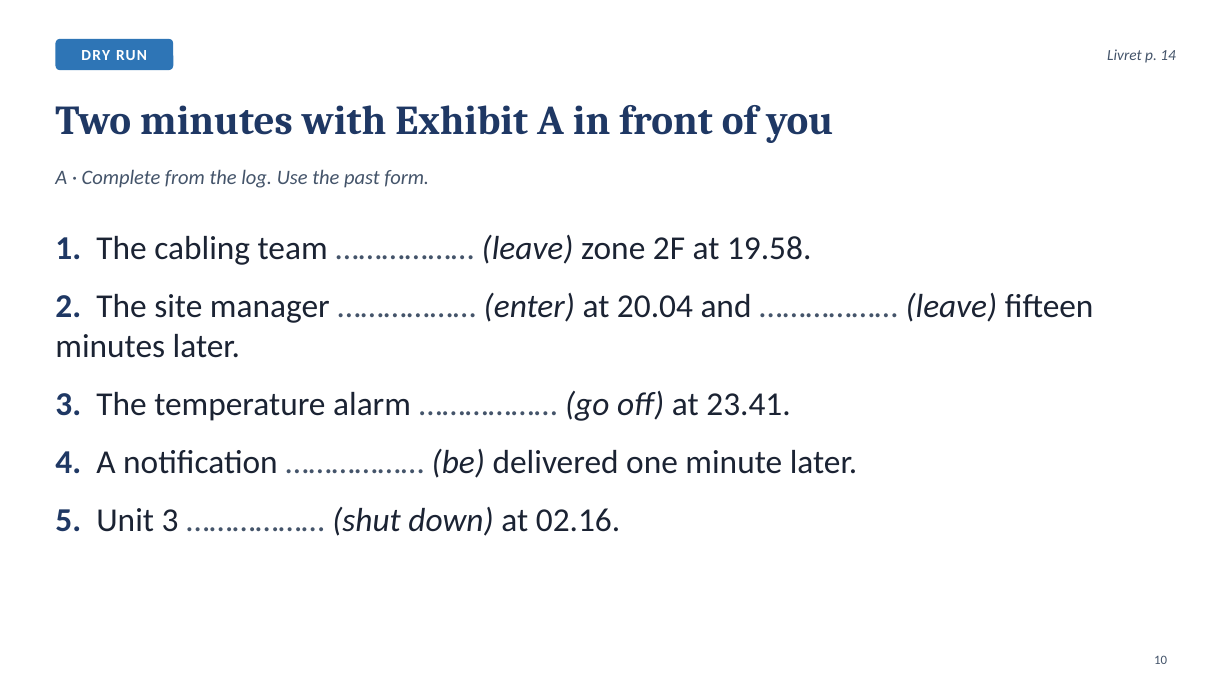
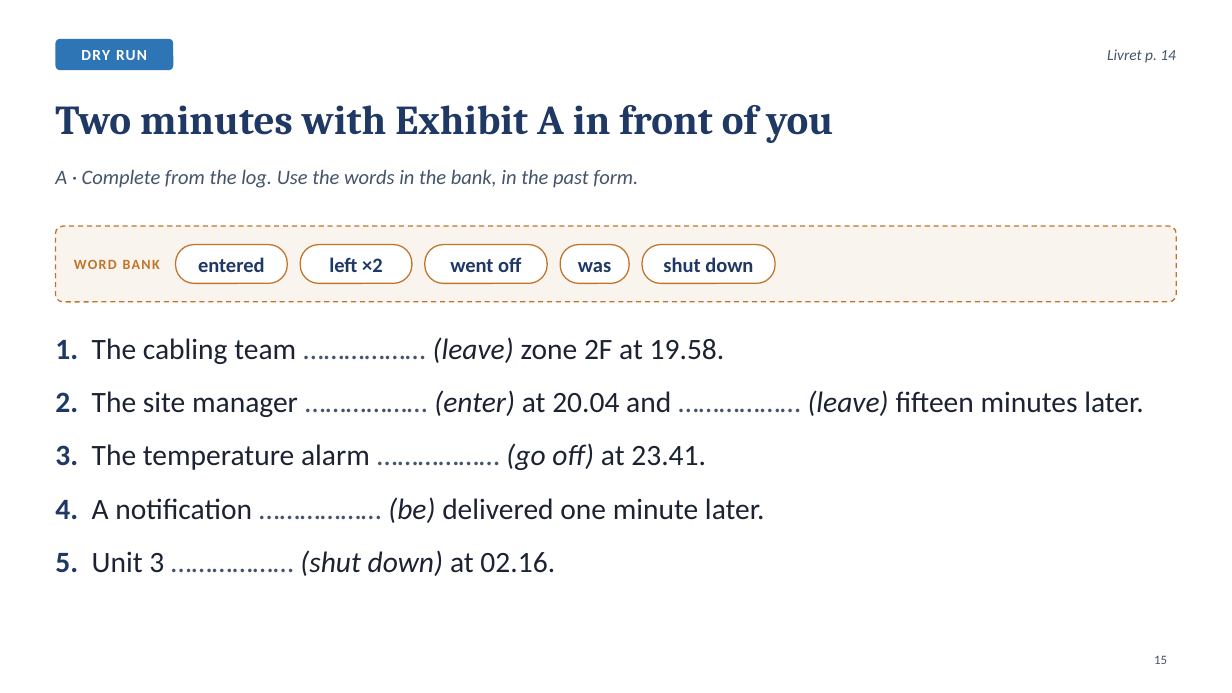
Before and after one commit to ajouniaux/talenleren, a slide deck: slide 15 of powerpoints/Seance_07_Scene3_Verbs_and_collocations.pptx (slide 10 before the commit). Drawn at 1232x693 pixels with LibreOffice and Linux fonts; fonts in the diff are those of the drawing. Boxes give left, top, right and bottom in pixels: in the first picture for what was removed or moved away, otherwise in the second. Text is boxed around its words. In the diff, an @@ line names an element or a change of style, - is before the commit and + after.

```diff
--- a/powerpoints/Seance_07_Scene3_Verbs_and_collocations.pptx
+++ b/powerpoints/Seance_07_Scene3_Verbs_and_collocations.pptx
@@ text at [55,169,638,188]: text changed @@
-A · Complete from the log. Use the past form.
+A · Complete from the log. Use the words in the bank, in the past form.
@@ rounded rectangle added at [55,226,1177,302], fill #C0752A at 8% opacity, outline #C0752A 1 pt dashed @@
@@ text added at [74,259,160,269], 11 pt, text #C0752A, bold @@
+WORD BANK
@@ rounded rectangle added at [176,245,287,284], fill #FFFFFF, outline #C0752A 1 pt, 16 pt, text #1F3864, bold @@
+entered
@@ rounded rectangle added at [300,245,412,284], fill #FFFFFF, outline #C0752A 1 pt, 16 pt, text #1F3864, bold @@
+left ×2
@@ rounded rectangle added at [425,245,547,284], fill #FFFFFF, outline #C0752A 1 pt, 16 pt, text #1F3864, bold @@
+went off
@@ rounded rectangle added at [560,245,629,284], fill #FFFFFF, outline #C0752A 1 pt, 16 pt, text #1F3864, bold @@
+was
@@ rounded rectangle added at [642,245,775,284], fill #FFFFFF, outline #C0752A 1 pt, 16 pt, text #1F3864, bold @@
+shut down
@@ text "1. The cabling team ……………… ...": place and size @@
-text "1. The cabling team ……………… ..." at [55,235,1094,536]
+text "1. The cabling team ……………… ..." at [55,337,1144,576]
@@ text "1. The cabling team ……………… ..." at [55,337,1144,576]: size 26 to 23 pt @@
@@ page number at [1154,655,1167,664]: text changed @@
-10
+15
```
Also in this commit, not shown: 6 other slides changed, 12 slides added, 5 slides removed, 9 other files.
